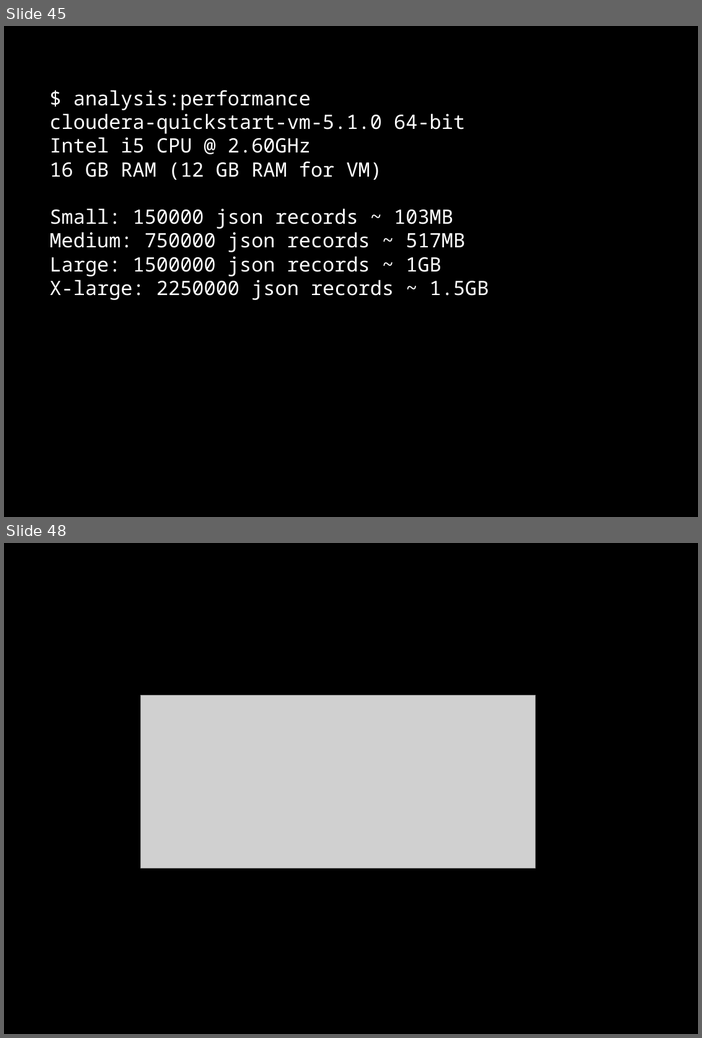
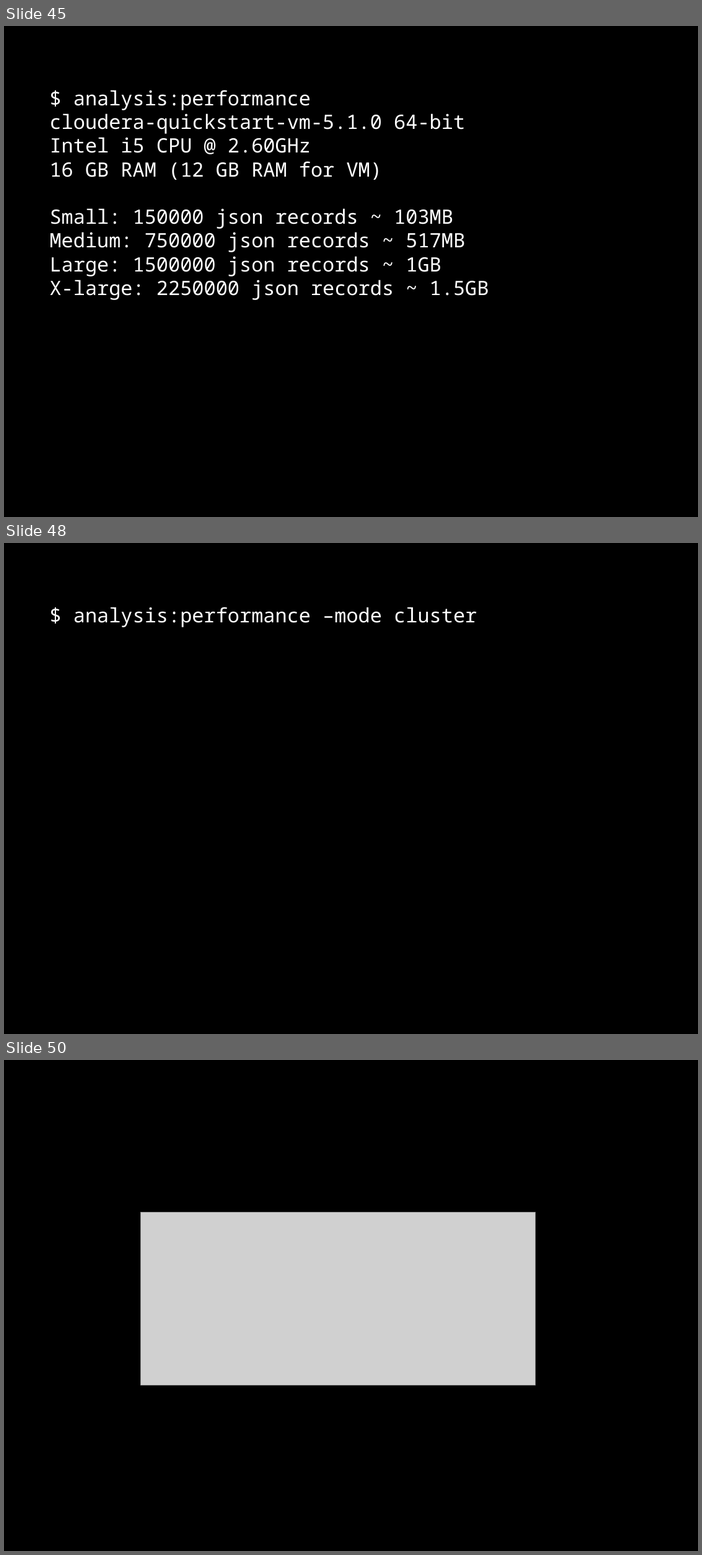
Before and after one commit to dzamurovic/coding-serbia-2014, a slide deck: coding-serbia.pptx. Shown one above the other, each under a label of ours: slides 45 and 48 before the commit, slides 45, 48 and 50 after it; the slides between them are not shown. The pictures are 702x1038 and 702x1555 pixels, drawn with LibreOffice and Linux fonts; fonts in the diff are those of the drawing; grey boxes stand for pictures. Boxes give left, top, right and bottom in pixels: in the first picture for what was removed or moved away, otherwise in the second. Text is boxed around its words. In the diff, an @@ line names an element or a change of style, - is before the commit and + after.

Commit message:
Working on presentation - adding slides 'performance in cluster' - work in progress.

```diff
--- a/coding-serbia.pptx
+++ b/coding-serbia.pptx
@@ slide 48 added at [4,543,698,1034], background #000000 @@
@@ rectangle added at [38,597,669,657], fill #000000, outline #000000 2 pt, 24 pt, text #FFFFFF @@
+$ analysis:performance –mode cluster
@@ what was slide 48 is now slide 50 @@
```
Also in this commit, not shown: 2 slides changed, 1 other slide added.
